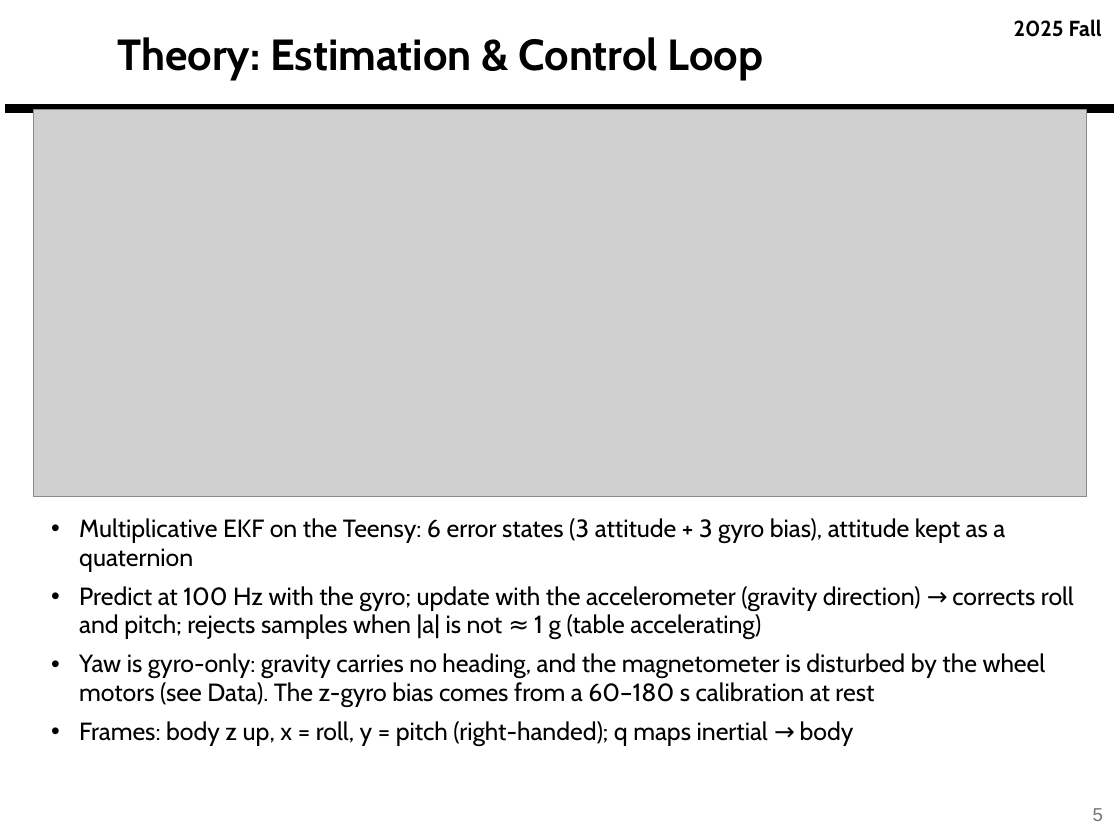
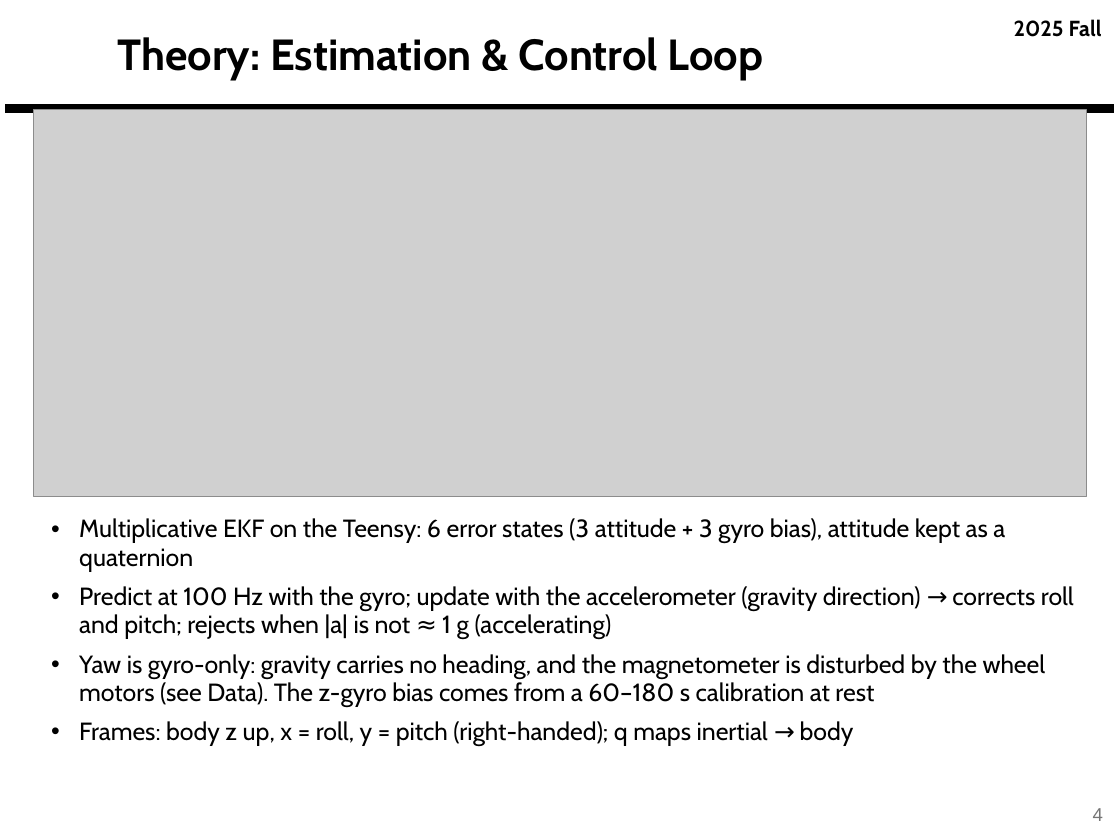
Before and after one commit to derek-weissinger-usafa/Astro-331-Lab-8, a slide deck: slide 4 of Reports/Astro 331 Lab 8_2_3 Body Problem_Prelim_Pres_FILLED.pptx (slide 5 before the commit). Drawn at 1120x840 pixels with LibreOffice and Linux fonts; fonts in the diff are those of the drawing; grey boxes stand for pictures; background and template pictures are left out. Boxes give left, top, right and bottom in pixels: in the first picture for what was removed or moved away, otherwise in the second. Text is boxed around its words. In the diff, an @@ line names an element or a change of style, - is before the commit and + after.

```diff
--- a/Reports/Astro 331 Lab 8_2_3 Body Problem_Prelim_Pres_FILLED.pptx
+++ b/Reports/Astro 331 Lab 8_2_3 Body Problem_Prelim_Pres_FILLED.pptx
@@ text at [79,586,1074,639]: text changed @@
-• Predict at 100 Hz with the gyro; update with the accelerometer (gravity direction) → corrects roll and pitch; rejects samples when |a| is not ≈ 1 g (table accelerating)
+• Predict at 100 Hz with the gyro; update with the accelerometer (gravity direction) → corrects roll and pitch; rejects when |a| is not ≈ 1 g (accelerating)
@@ page number at [1093,808,1103,821]: text changed @@
-5
+4
```
Also in this commit, not shown: 13 other slides changed, 2 slides added, 1 slide removed, 4 other files.
